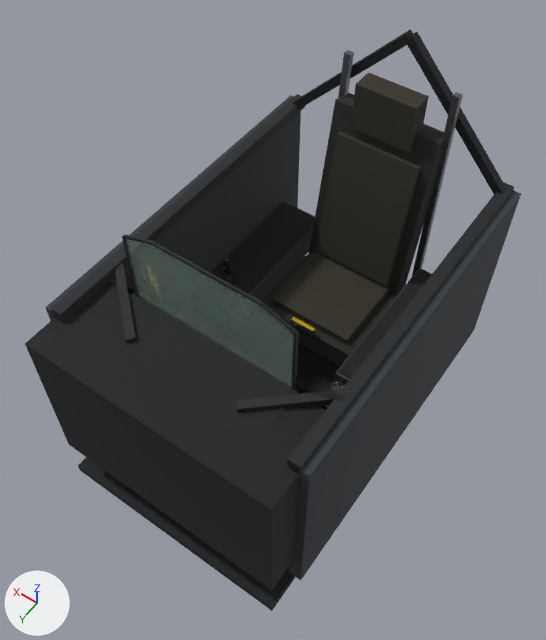
An edit to the glTF model assets/models/cockpit_classic.glb, drawn before and after from the same camera.
Before and after are seen from a 50 mm lens placed at (-1.13, 2.0, 2.04), pointed at (0.0, 0.42, -0.44). Lighting does not change. The marker at lower left points along +X, +Y and +Z. The first picture is the older version. Where no turn or scale is listed for an object, it has been applied to the vertices.

The first picture shows 'cushion_121', 'cushion_123', 'cushion_124', 'dark_100', 'dark_105', 'dark_109', 'dark_110', 'dark_98', 'frame_103', 'frame_107', 'hud_glass_96', 'metal_125', 'metal_126', 'panel_grey_102', 'panel_grey_104', 'panel_grey_106', 'panel_grey_108', 'seat_120', 'seat_122', 'yellow_493' and 13 more.
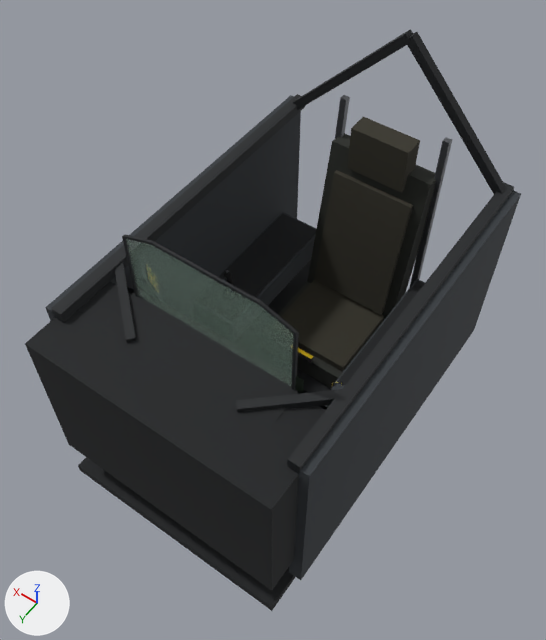
Boxes [x1, y1, x2, y2] around the edits, measured in the pictures (546 x 640 px):
'cushion_123', moved: before [316, 131, 421, 286]; after [314, 170, 413, 315]
'cushion_121', moved: before [272, 251, 390, 345]; after [281, 280, 384, 372]
'seat_122', moved: before [309, 93, 446, 297]; after [307, 133, 436, 321]
'cushion_124', moved: before [351, 72, 429, 153]; after [347, 117, 420, 193]
'dark_109', moved: before [211, 202, 315, 294]; after [219, 214, 316, 298]
'seat_120', moved: before [263, 253, 406, 366]; after [278, 282, 370, 388]
'panel_grey_108', moved: before [210, 201, 315, 301]; after [218, 212, 316, 306]
'dark_105', moved: before [339, 270, 431, 379]; after [338, 280, 424, 385]
'metal_125', moved: before [412, 92, 463, 276]; after [410, 137, 452, 287]
'metal_126', moved: before [338, 50, 354, 98]; after [335, 95, 350, 139]
'panel_grey_104', moved (mostly hidden): before [334, 268, 432, 386]; after [334, 279, 425, 386]
'yellow_493', moved: before [292, 317, 315, 331]; after [298, 348, 313, 359]

Edits to the bpy script that builds the scene:
```text
Change ob_yellow_493:
    ob_yellow_493.location: (0.0, 0.181, -0.717) -> (0.0, 0.181, -0.937)
Change ob_cushion_121:
    ob_cushion_121.location: (0.0, -0.08, -0.745) -> (0.0, -0.08, -0.965)
Change ob_cushion_123:
    ob_cushion_123.location: (0.0, -0.3, -0.38) -> (0.0, -0.3, -0.6)
Change ob_cushion_124:
    ob_cushion_124.location: (0.0, -0.4, 0.1) -> (0.0, -0.4, -0.12)
Change ob_dark_105:
    ob_dark_105.location: (-0.4, -0.02, -0.667) -> (-0.4, -0.02, -0.747)
Change ob_dark_109:
    ob_dark_109.location: (0.4, -0.02, -0.667) -> (0.4, -0.02, -0.747)
Change ob_metal_125:
    ob_metal_125.location: (-0.26, -0.435, -0.315) -> (-0.26, -0.435, -0.535)
Change ob_metal_126:
    ob_metal_126.location: (0.26, -0.435, -0.315) -> (0.26, -0.435, -0.535)
Change ob_panel_grey_104:
    ob_panel_grey_104.location: (-0.4, -0.02, -0.74) -> (-0.4, -0.02, -0.82)
Change ob_panel_grey_108:
    ob_panel_grey_108.location: (0.4, -0.02, -0.74) -> (0.4, -0.02, -0.82)
Change ob_seat_120:
    ob_seat_120.location: (0.0, -0.08, -0.82) -> (0.0, -0.08, -1.04)
Change ob_seat_122:
    ob_seat_122.location: (0.0, -0.36, -0.36) -> (0.0, -0.36, -0.58)
```
